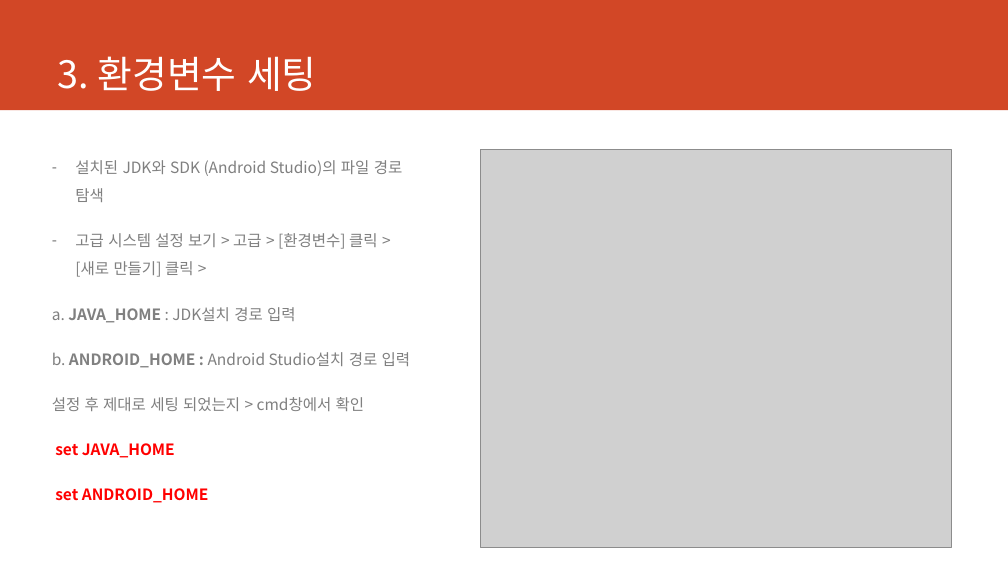
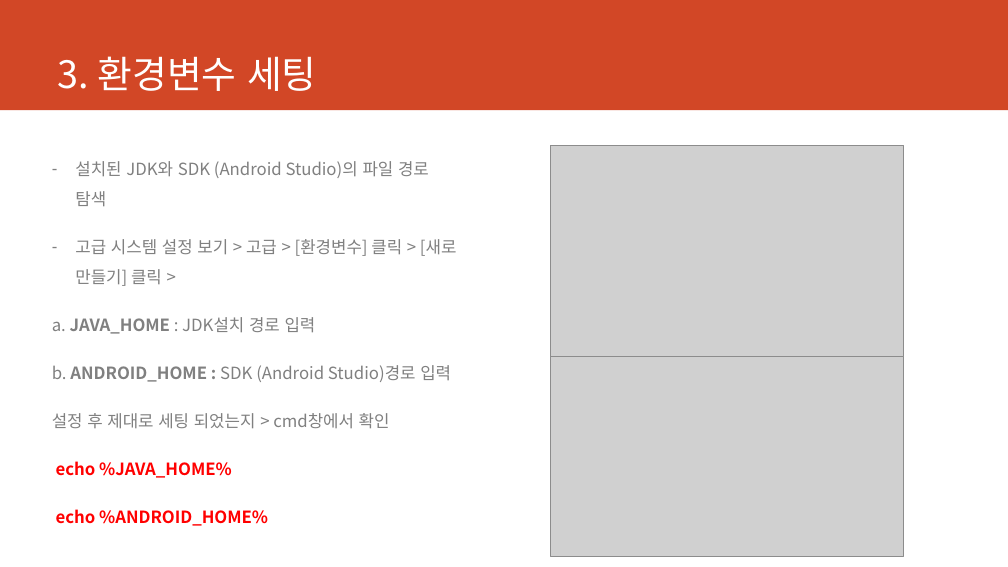
Before and after one commit to jykim240106/katalon, a slide deck: slide 4 of Katalon 설치 가이드.pptx. Drawn at 1008x567 pixels with LibreOffice and Linux fonts; fonts in the diff are those of the drawing; grey boxes stand for pictures. Boxes give left, top, right and bottom in pixels: in the first picture for what was removed or moved away, otherwise in the second. Text is boxed around its words. In the diff, an @@ line names an element or a change of style, - is before the commit and + after.

```diff
--- a/Katalon 설치 가이드.pptx
+++ b/Katalon 설치 가이드.pptx
@@ picture: place and size @@
-picture at box(480, 150, 951, 547)
+picture at box(551, 145, 904, 369)
@@ text at box(52, 161, 457, 428): size 14.8 to 16 pt in "설치된 JDK와 SDK (Android Studio)의 파일 경로 ...", "고급 시스템 설정 보기 > 고급 > ...", "a. JAVA_HOME : JDK설치 경로 입력", "설정 후 제대로 세팅 되었는지 > cmd창에서 ..." @@
@@ picture added at box(551, 356, 904, 557) @@
@@ text at box(52, 365, 451, 382): text changed; size 14.8 to 16 pt @@
-b. ANDROID_HOME : Android Studio설치 경로 입력
+b. ANDROID_HOME : SDK (Android Studio)경로 입력
@@ text at box(56, 461, 268, 526): text changed; size 14.8 to 16 pt @@
-set JAVA_HOME
-set ANDROID_HOME
+echo %JAVA_HOME%
+echo %ANDROID_HOME%
```
Also in this commit, not shown: 5 other slides changed, 3 slides added.
